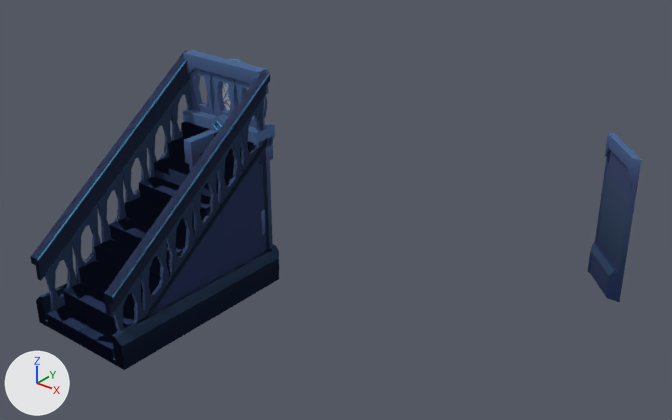
Before and after pictures for a commit that changed the FBX model UnityProject/Game Off 2024/Assets/Art/dungeonparts.fbx.
Rendered twice from a 50 mm lens placed at (12.43, -16.62, 9.54), pointed at (2.13, -3.75, 1.56). Every picture has the same lights, and +X, +Y and +Z are marked at lower left. The picture after the commit comes second. Objects named as collision shapes, trigger or cutter boxes, shadow casters or lower levels of detail are left out. Where no turn or scale is listed for an object, it has been applied to the vertices. Vertices at exactly the same position are counted once.

Objects in the first picture: 'diagonalcorner', 'railing', 'stairs_bottom', 'stairs_full', 'stairs_full_railing', 'stairs_top', 'wallarch', 'wallcorner' and 4 more.
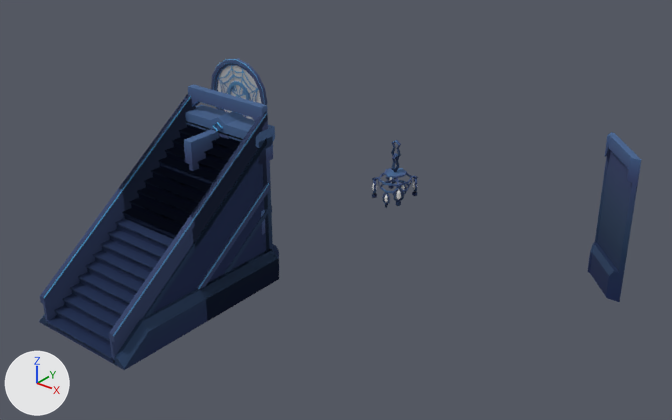
The change, as a list of edits to the scene's bpy script:
```text
Change me_cube_053:
    remove me_cube_053.from_pydata(...)  # 258 vertices, 244 faces; spans x -1.0..1.0, y -0.3..0.3, z 2.83..4.36
    add me_cube_053.from_pydata(...)  # 114 vertices, 100 faces; spans x -1.0..1.0, y -0.3..0.3, z 2.81..3.66
    me_cube_053 part 13: the loose piece of 40 vertices spanning x -1.0..1.0, y -0.13..0.13, z 3.89..4.36 is scaled about its middle by (1, 0.609, 1), then moved by (0.0, 0.0, -0.7)
    me_cube_053 part 14: the loose piece of 58 vertices spanning x -1.0..1.0, y -0.27..0.27, z 2.83..3.31 is moved by (0.0, 0.0, -0.02)
    me_cube_053 part 15: the loose piece of 48 vertices spanning x -0.96..-0.32, y -0.07..0.07, z 3.14..4.15 is deleted
    me_cube_053 part 16: the loose piece of 48 vertices spanning x -0.32..0.32, y -0.07..0.07, z 3.14..4.15 is deleted
    me_cube_053 part 17: the loose piece of 48 vertices spanning x 0.31..0.95, y -0.07..0.07, z 3.14..4.15 is deleted
    other edits to the shape of me_cube_053 do not show in these pictures
Change me_cube_057:
    remove me_cube_057.from_pydata(...)  # 474 vertices, 428 faces; spans x -1.22..1.22, y -4.01..-1.94, z -0.01..2.89
    add me_cube_057.from_pydata(...)  # 420 vertices, 334 faces; spans x -1.22..1.22, y -2.03..0.18, z -0.01..2.1
    me_cube_057 part 10: the loose piece of 8 vertices spanning x 0.94..1.01, y -4.01..-1.98, z 0.0..1.57 is moved by (0.0, 2.0, 0.0)
    me_cube_057 part 11: 8 loose pieces with 328 vertices, spanning x -1.15..1.15, y -4.01..-1.94, z 0.1..2.89, are deleted
    me_cube_057 part 12: 96 vertices removed from x -1.22..1.22, y -4.0..-1.98, z -0.01..1.51; 370 vertices added at x -1.22..1.22, y -2.03..0.18, z -0.01..2.1
    other edits to the shape of me_cube_057 do not show in these pictures
Change me_cube_052:
    remove me_cube_052.from_pydata(...)  # 616 vertices, 608 faces; spans x -1.15..1.15, y -4.01..0.02, z 0.1..4.35
    add me_cube_052.from_pydata(...)  # 40 vertices, 32 faces; spans x -1.05..1.05, y -4.01..0.02, z 0.04..3.55
    me_cube_052 part 7: the loose piece of 20 vertices spanning x 0.92..1.15, y -4.01..0.02, z 1.0..4.35 is rebuilt with 20 vertices and now spans x 0.92..1.05, y -4.01..0.02, z 0.04..3.55
    me_cube_052 part 8: the loose piece of 20 vertices spanning x -1.15..-0.92, y -4.01..0.02, z 1.0..4.35 is rebuilt with 20 vertices and now spans x -1.05..-0.92, y -4.01..0.02, z 0.04..3.55
    me_cube_052 part 9: 12 loose pieces with 576 vertices, spanning x -1.0..1.0, y -3.89..0.01, z 0.1..3.9, are deleted
Change me_cube_058:
    remove me_cube_058.from_pydata(...)  # 526 vertices, 488 faces; spans x -1.22..1.22, y -2.01..0.02, z -0.01..4.35
    add me_cube_058.from_pydata(...)  # 392 vertices, 318 faces; spans x -1.22..1.22, y -2.05..0.16, z -0.01..3.55
    me_cube_058 part 1: the loose piece of 20 vertices spanning x -1.15..-0.92, y -1.99..0.02, z 2.46..4.35 is rebuilt with 20 vertices and now spans x -1.05..-0.92, y -1.99..0.02, z 1.49..3.55
    me_cube_058 part 2: the loose piece of 20 vertices spanning x 0.92..1.15, y -1.99..0.02, z 2.46..4.35 is rebuilt with 20 vertices and now spans x 0.92..1.05, y -1.99..0.02, z 1.49..3.55
    me_cube_058 part 3: 434 vertices removed from x -1.0..1.0, y -1.99..0.02, z 0.0..3.9; 300 vertices added at x -0.94..0.94, y -2.05..0.16, z 1.5..3.01
Change me_cube_051:
    remove me_cube_051.from_pydata(...)  # 313 vertices, 305 faces; spans x -1.22..1.22, y -4.01..0.02, z -0.01..3.01
    add me_cube_051.from_pydata(...)  # 62 vertices, 42 faces; spans x -1.22..1.22, y -4.01..0.02, z -0.01..3.01
    me_cube_051 part 4: the loose piece of 261 vertices spanning x -0.94..0.94, y -4.0..0.02, z 0.0..2.99 is deleted
    me_cube_051 part 5: 2 vertices moved from x 0.99, y -4.0, z 0.48..0.62 to x 0.99, y -4.0..-3.39, z 0.02..0.62; 2 vertices removed from x 1.07..1.22, y -4.0, z 0.48..0.62; 7 vertices added at x 0.99..1.22, y -4.0..0.02, z -0.01..0.62
    me_cube_051 part 6: 2 vertices moved from x -0.99, y -4.0, z 0.48..0.62 to x -0.99, y -4.0..-3.39, z 0.02..0.62; 2 vertices removed from x -1.22..-1.07, y -4.0, z 0.48..0.62; 7 vertices added at x -1.22..-0.99, y -4.0..0.02, z -0.01..0.62
Add ob_chandelier:
    ob_chandelier = bpy.data.objects.new('chandelier', me_cube_018)  # 1882 vertices, 1780 faces; spans x -0.375..0.375, y -0.374..0.374, z 1.691..3.023; in mat_dungeon (picture img_dungeongradient_png), mat_character_003 (white #e7e7e7)
    ob_chandelier.location = (3.0, -3.0, 0.0)
Add ob_stairs_full_steps:
    ob_stairs_full_steps = bpy.data.objects.new('stairs_full_steps', me_cube_053_1)  # 600 vertices, 500 faces; spans x -0.94..0.94, y -4.03..0.16, z 0.0..3.01; in mat_material (picture img_dungeongradient_png)
    ob_stairs_full_steps.location = (0.0, -4.48, 0.0)
```

Where the change shows, as pixel boxes (x1, y1, x2, y2) in the pictures (672 x 420 px; the box of a moved part takes in the faces that stretch with it):
'stairs_full', reshaped
    before: (36, 132, 279, 370)
    after: (39, 138, 279, 370)
'stairs_full_railing', reshaped
    before: (30, 51, 269, 332)
    after: (40, 94, 268, 363)
'stairs_full_steps', added (blue)
    after: (46, 121, 243, 363)
'stairs_top', reshaped (7% narrower, 17% shorter)
    before: (111, 51, 279, 321)
    after: (122, 95, 279, 320)
'stairs_bottom', reshaped
    before: (31, 149, 208, 370)
    after: (197, 182, 279, 321)
'railing', reshaped (32% shorter)
    before: (182, 50, 275, 148)
    after: (185, 84, 275, 150)
'chandelier', added (blue)
    after: (372, 140, 418, 208)
    faces in mat_dungeon (picture img_dungeongradient_png): (372, 140, 418, 208)
part 1 of me_cube_058, rebuilt (6% narrower)
    before: (111, 51, 190, 169)
    after: (122, 95, 196, 210)
part 2 of me_cube_058, rebuilt
    before: (187, 71, 270, 198)
    after: (190, 112, 268, 242)
part 3 of me_cube_058, moved or reshaped (not visible afterwards)
    before: (123, 78, 264, 240)
part 4 of me_cube_051, deleted
    before: (78, 132, 255, 361)
part 5 of me_cube_051, cut back
    before: (112, 249, 279, 370)
    after: (115, 250, 279, 370)
part 6 of me_cube_051, reshaped
    before: (36, 283, 67, 326)
    after: (39, 314, 46, 326)
part 7 of me_cube_052, rebuilt
    before: (105, 71, 269, 315)
    after: (109, 114, 268, 363)
part 8 of me_cube_052, rebuilt
    before: (30, 51, 190, 281)
    after: (40, 94, 196, 326)
part 9 of me_cube_052, deleted (blue)
    before: (45, 170, 196, 332)
part 10 of me_cube_057, moved or reshaped
    before: (115, 244, 196, 362)
    after: (224, 207, 269, 274)
part 11 of me_cube_057, deleted
    before: (31, 149, 196, 317)
part 12 of me_cube_057, reshaped
    before: (40, 261, 208, 370)
    after: (197, 182, 272, 321)
part 13 of me_cube_053, moved or reshaped
    before: (183, 50, 269, 94)
    after: (188, 84, 268, 131)
part 14 of me_cube_053, moved or reshaped
    before: (182, 109, 275, 148)
    after: (185, 105, 275, 150)
part 15 of me_cube_053, deleted (blue)
    before: (190, 69, 215, 115)
part 16 of me_cube_053, deleted (blue)
    before: (211, 73, 238, 117)
part 17 of me_cube_053, deleted
    before: (235, 79, 265, 128)
